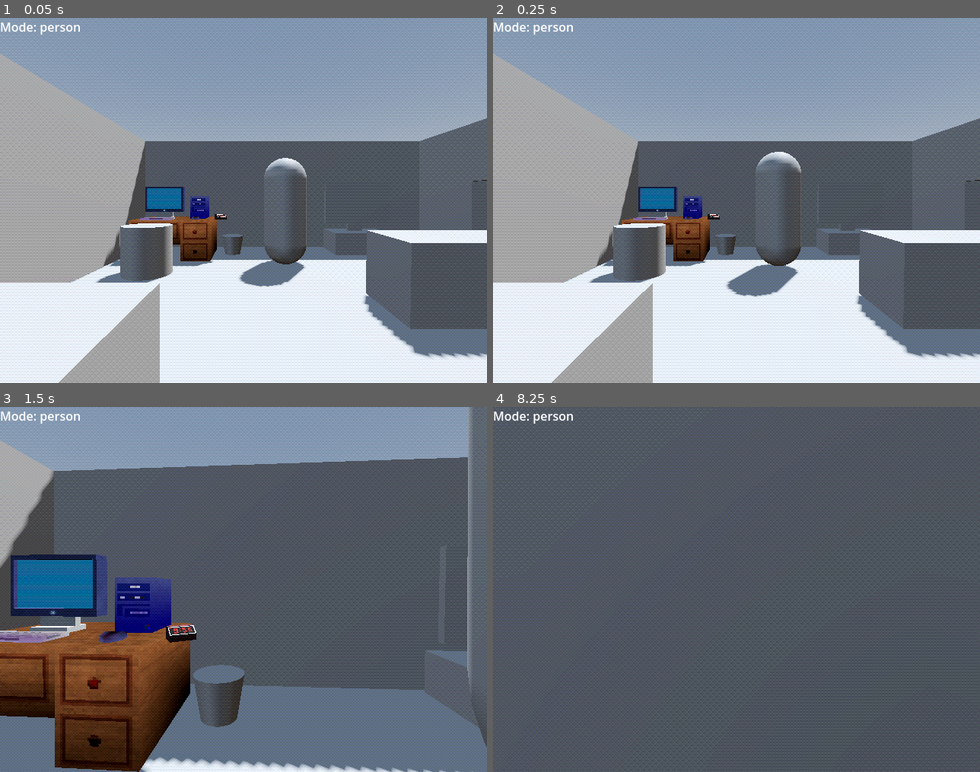
Above: before the commit, frames 1-4 (two rows, left to right).
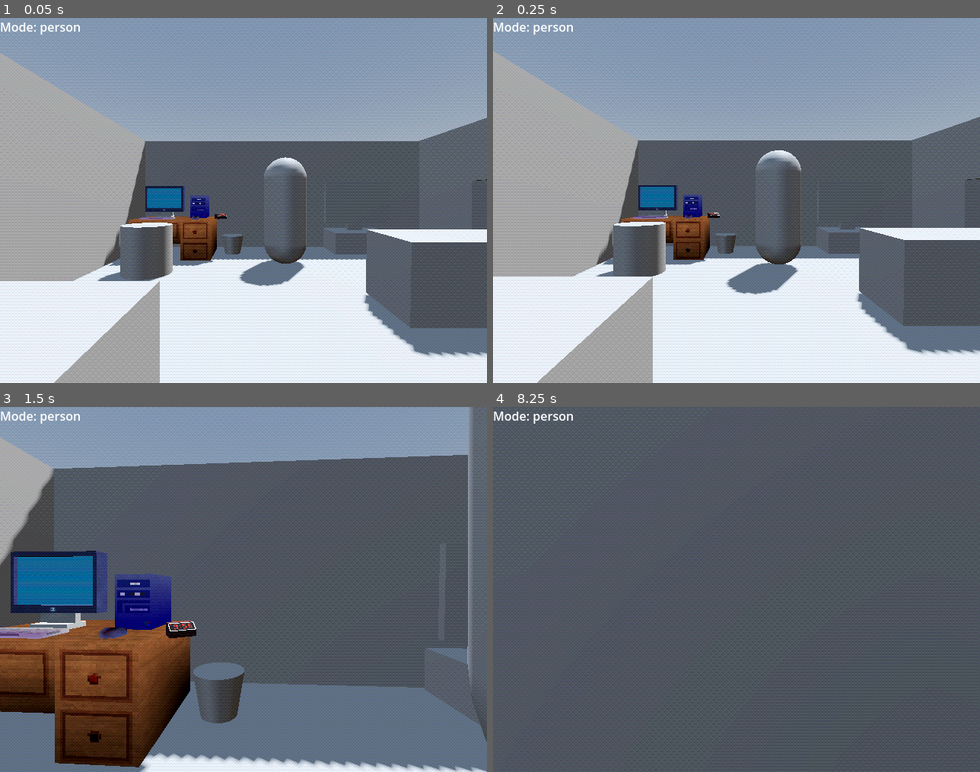
Above: after the commit, the same moments.

Repository: chrisguayara/horror_online
Game: Godot game, scene res://scenes/main.tscn
Same seed, same stepped clock (60 frames per second), same inputs: the game is played once before the commit and once after it.
Inputs (mouse positions are in pixels of both pictures, inside the frame that each line leads up to):
- Up to frame 1 (0.05 s): no input
- Up to frame 2 (0.25 s): no input
- Up to frame 3 (1.5 s): move the mouse to (267, 589) at 0.52 s; hold W (up) from 0.53 s (still down); tap E (interact) at 0.6, 1.35 s; tap Space (jump) at 0.77 s; move the mouse to (219, 589) at 1.27 s
- Up to frame 4 (8.25 s): tap Space (jump) at 1.52, 3.02, 3.5, 3.77, 4.52, 5, 6.02, 6.5, 6.77, 7.52 s; move the mouse to (746, 582) at 2.02 s; tap E (interact) every 0.75 s from 2.1 to 8.1 s; tap Enter at 2.75, 4.25, 5.75 s; move the mouse to (731, 596) at 2.77 s; move the mouse to (775, 593) at 3.52 s; move the mouse to (697, 585) at 4.27 s; move the mouse to (741, 589) at 5.02 s; move the mouse to (717, 582) at 5.77 s; release W (up) at 5.78 s; hold D (right) 5.78-6.53 s; move the mouse to (760, 589) at 6.52 s; hold W (up) from 6.53 s (still down); move the mouse to (712, 589) at 7.27 s; move the mouse to (746, 582) at 8.02 s

The runs differ from the first frame. In frame 1, 1.3% of the frame differs, in the area x 0-100%, y 9-100%; in frame 2, 3.9%; in frame 3, 7.9%, in the area x 0-100%, y 5-100%; in frame 4, less than 0.1%.

Commit message:
house second floor setup

Diff:
--- /dev/null
+++ b/scenes/inventoryinhand.gd
@@ -0,0 +1,3 @@
+extends Marker3D
+
+var inInventory = false
--- a/scenes/main.tscn
+++ b/scenes/main.tscn
@@ -119,7 +119,7 @@
 mesh = SubResource("CylinderMesh_muem4")
 
 [node name="StaticBody3D" parent="House" instance=ExtResource("9_85g3d")]
-transform = Transform3D(1, 0, 0, 0, 1, 0, 0, 0, 1, 2.1469, 0.426669, 4.10636)
+transform = Transform3D(1, 0, 0, 0, 1, 0, 0, 0, 1, 5.4469, 1.12667, 6.40636)
 script = ExtResource("10_choun")
 prompt_msg = "Pick Up"
 
@@ -130,10 +130,16 @@
 size = Vector3(9, 0.495117, 9)
 
 [node name="Walls" type="CSGBox3D" parent="House"]
-transform = Transform3D(1, 0, 0, 0, 1, 0, 0, 0, 1, 9.65295, 1.71157, 2.58893)
-use_collision = true
-collision_layer = 2
-size = Vector3(0.1, 3.4, 9.02808)
+transform = Transform3D(1, 0, 0, 0, 1, 0, 0, 0, 1, 9.65295, 1.71157, 5.10297)
+use_collision = true
+collision_layer = 2
+size = Vector3(0.1, 3.4, 4)
+
+[node name="Walls9" type="CSGBox3D" parent="House"]
+transform = Transform3D(1, 0, 0, 0, 1, 0, 0, 0, 1, 11.653, 1.71157, 2.60297)
+use_collision = true
+collision_layer = 2
+size = Vector3(0.1, 3.4, 9)
 
 [node name="Walls5" type="CSGBox3D" parent="House"]
 transform = Transform3D(1, 0, 0, 0, 1, 0, 0, 0, 1, 4.69408, 1.7, -1.04453)
@@ -166,22 +172,36 @@
 size = Vector3(0.1, 3.4, 9)
 
 [node name="Walls3" type="CSGBox3D" parent="House"]
-transform = Transform3D(-4.37114e-08, 0, 1, 0, 1, 0, -1, 0, -4.37114e-08, 2.76844, 1.7, 7.05547)
-use_collision = true
-collision_layer = 2
-size = Vector3(0.1, 3.4, 13.9487)
+transform = Transform3D(-4.37114e-08, 0, 1, 0, 1, 0, -1, 0, -4.37114e-08, 3.74409, 1.7, 7.06952)
+use_collision = true
+collision_layer = 2
+size = Vector3(0.1, 3.4, 15.9)
 
 [node name="Walls4" type="CSGBox3D" parent="House"]
-transform = Transform3D(-4.37114e-08, 0, 1, 0, 1, 0, -1, 0, -4.37114e-08, 2.76844, 1.7, -1.94453)
-use_collision = true
-collision_layer = 2
-size = Vector3(0.1, 3.4, 13.9487)
+transform = Transform3D(-4.37114e-08, 0, 1, 0, 1, 0, -1, 0, -4.37114e-08, 3.74409, 1.7, -1.94453)
+use_collision = true
+collision_layer = 2
+size = Vector3(0.1, 3.4, 15.9)
 
 [node name="floorLiving3" type="CSGBox3D" parent="House"]
-transform = Transform3D(1, 0, 0, 0, 1, 0, 0, 0, 1, 7.2388, -0.248495, 0.607302)
-use_collision = true
-collision_layer = 2
-size = Vector3(5, 0.495117, 5.09941)
+transform = Transform3D(1, 0, 0, 0, 1, 0, 0, 0, 1, 8.1888, -0.248495, 0.607302)
+use_collision = true
+collision_layer = 2
+size = Vector3(6.9, 0.495117, 5.09941)
+
+[node name="floorLiving4" type="CSGBox3D" parent="House"]
+transform = Transform3D(1, 0, 0, 0, 1, 0, 0, 0, 1, 3.7388, 3.16266, 0.607302)
+visible = false
+use_collision = true
+collision_layer = 2
+size = Vector3(15.8, 0.495117, 5.09941)
+
+[node name="floorLiving5" type="CSGBox3D" parent="House"]
+transform = Transform3D(1, 0, 0, 0, 1, 0, 0, 0, 1, 2.7388, 3.16266, 5.1076)
+visible = false
+use_collision = true
+collision_layer = 2
+size = Vector3(13.8, 0.495117, 3.9)
 
 [node name="setup" parent="House" instance=ExtResource("3_sugp2")]
 transform = Transform3D(1, 0, 0, 0, 1, 0, 0, 0, 1, -2.8065, 0.5, -0.845296)
@@ -241,11 +261,11 @@
 mesh = SubResource("BoxMesh_0ld40")
 skeleton = NodePath("../..")
 
-[node name="Kitchen" type="CSGBox3D" parent="House"]
-transform = Transform3D(1, 0, 0, 0, 1, 0, 0, 0, 1, 7.22126, -0.252726, 5.15226)
-use_collision = true
-collision_layer = 2
-size = Vector3(5, 0.495117, 4)
+[node name="KitchenFloor" type="CSGBox3D" parent="House"]
+transform = Transform3D(1, 0, 0, 0, 1, 0, 0, 0, 1, 8.2092, -0.252726, 5.15226)
+use_collision = true
+collision_layer = 2
+size = Vector3(6.97588, 0.495117, 4)
 
 [node name="Kitchen2" type="CSGBox3D" parent="House"]
 transform = Transform3D(1, 0, 0, 0, 1, 0, 0, 0, 1, 7.25469, 0.377534, 6.45725)
@@ -262,6 +282,74 @@
 use_collision = true
 collision_layer = 2
 size = Vector3(4.7, 0.8, 1.2)
+
+[node name="Stairs" type="Node3D" parent="House"]
+
+[node name="CSGBox3D" type="CSGBox3D" parent="House/Stairs"]
+transform = Transform3D(1, 0, 0, 0, 1, 0, 0, 0, 1, 10.6458, 0.15, 4.95)
+use_collision = true
+collision_layer = 4
+size = Vector3(1.6, 0.3, 3.7)
+
+[node name="CSGBox3D2" type="CSGBox3D" parent="House/Stairs"]
+transform = Transform3D(1, 0, 0, 0, 1, 0, 0, 0, 1, 10.6458, 0.45, 5.1)
+use_collision = true
+collision_layer = 4
+size = Vector3(1.6, 0.3, 3.4)
+
+[node name="CSGBox3D3" type="CSGBox3D" parent="House/Stairs"]
+transform = Transform3D(1, 0, 0, 0, 1, 0, 0, 0, 1, 10.6458, 0.75, 5.25)
+use_collision = true
+collision_layer = 4
+size = Vector3(1.6, 0.3, 3.1)
+
+[node name="CSGBox3D4" type="CSGBox3D" parent="House/Stairs"]
+transform = Transform3D(1, 0, 0, 0, 1, 0, 0, 0, 1, 10.6458, 1.05, 5.4)
+use_collision = true
+collision_layer = 4
+size = Vector3(1.6, 0.3, 2.8)
+
+[node name="CSGBox3D5" type="CSGBox3D" parent="House/Stairs"]
+transform = Transform3D(1, 0, 0, 0, 1, 0, 0, 0, 1, 10.6458, 1.35, 5.55)
+use_collision = true
+collision_layer = 4
+size = Vector3(1.6, 0.3, 2.5)
+
+[node name="CSGBox3D6" type="CSGBox3D" parent="House/Stairs"]
+transform = Transform3D(1, 0, 0, 0, 1, 0, 0, 0, 1, 10.6458, 1.65, 5.7)
+use_collision = true
+collision_layer = 4
+size = Vector3(1.6, 0.3, 2.2)
+
+[node name="CSGBox3D7" type="CSGBox3D" parent="House/Stairs"]
+transform = Transform3D(1, 0, 0, 0, 1, 0, 0, 0, 1, 10.6458, 1.95, 5.85)
+use_collision = true
+collision_layer = 4
+size = Vector3(1.6, 0.3, 1.9)
+
+[node name="CSGBox3D8" type="CSGBox3D" parent="House/Stairs"]
+transform = Transform3D(1, 0, 0, 0, 1, 0, 0, 0, 1, 10.6458, 2.25, 6)
+use_collision = true
+collision_layer = 4
+size = Vector3(1.6, 0.3, 1.6)
+
+[node name="CSGBox3D9" type="CSGBox3D" parent="House/Stairs"]
+transform = Transform3D(1, 0, 0, 0, 1, 0, 0, 0, 1, 10.6458, 2.55, 6.15)
+use_collision = true
+collision_layer = 4
+size = Vector3(1.6, 0.3, 1.3)
+
+[node name="CSGBox3D10" type="CSGBox3D" parent="House/Stairs"]
+transform = Transform3D(1, 0, 0, 0, 1, 0, 0, 0, 1, 10.6458, 2.85, 6.3)
+use_collision = true
+collision_layer = 4
+size = Vector3(1.6, 0.3, 1)
+
+[node name="CSGBox3D11" type="CSGBox3D" parent="House/Stairs"]
+transform = Transform3D(1, 0, 0, 0, 1, 0, 0, 0, 1, 10.6458, 3.15, 6.45)
+use_collision = true
+collision_layer = 4
+size = Vector3(1.6, 0.3, 0.7)
 
 [node name="CanvasLayer" type="CanvasLayer" parent="."]
 
--- a/scenes/player.tscn
+++ b/scenes/player.tscn
@@ -1,10 +1,14 @@
-[gd_scene load_steps=5 format=3 uid="uid://bohs6vfsil5ho"]
+[gd_scene load_steps=7 format=3 uid="uid://bohs6vfsil5ho"]
 
 [ext_resource type="Script" uid="uid://blmy0yy26ub0d" path="res://scripts/camera.gd" id="1_3vyb7"]
 [ext_resource type="Script" uid="uid://bdi8pev0qd8kc" path="res://scripts/player.gd" id="1_g2els"]
 [ext_resource type="PackedScene" uid="uid://bjnoupe4adxxd" path="res://scripts/interact_ray.tscn" id="3_qhqgy"]
+[ext_resource type="Script" uid="uid://ctcgcf3b3eh46" path="res://scenes/inventoryinhand.gd" id="4_dqkch"]
 
 [sub_resource type="CapsuleShape3D" id="CapsuleShape3D_u8vuu"]
+height = 1.9265
+
+[sub_resource type="CapsuleMesh" id="CapsuleMesh_qhqgy"]
 
 [node name="player" type="CharacterBody3D"]
 collision_mask = 6
@@ -21,3 +25,10 @@
 [node name="camera" type="Camera3D" parent="head"]
 
 [node name="InteractRay" parent="head/camera" instance=ExtResource("3_qhqgy")]
+
+[node name="visual" type="MeshInstance3D" parent="."]
+mesh = SubResource("CapsuleMesh_qhqgy")
+
+[node name="hand" type="Marker3D" parent="."]
+transform = Transform3D(1, 0, 0, 0, 1, 0, 0, 0, 1, 0.6, 0, -0.5)
+script = ExtResource("4_dqkch")
Not shown, added: scenes/inventoryinhand.gd.uid
